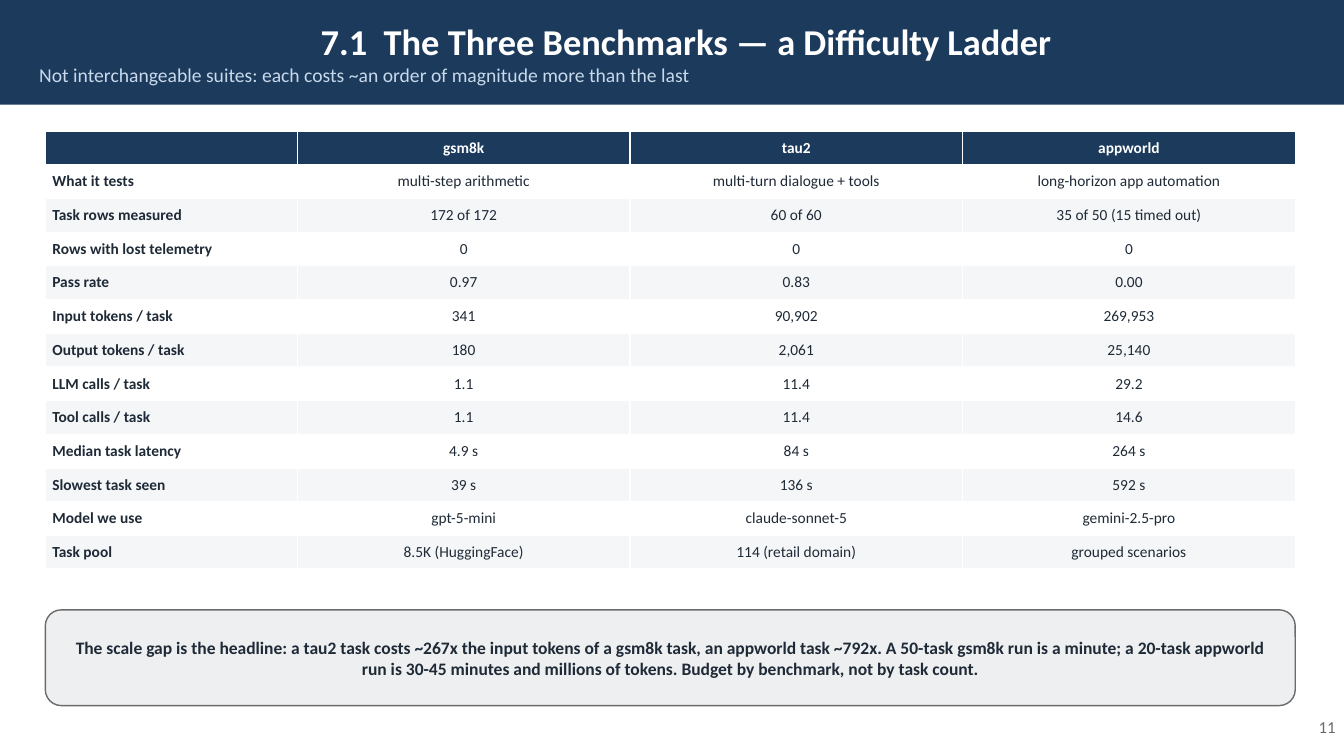
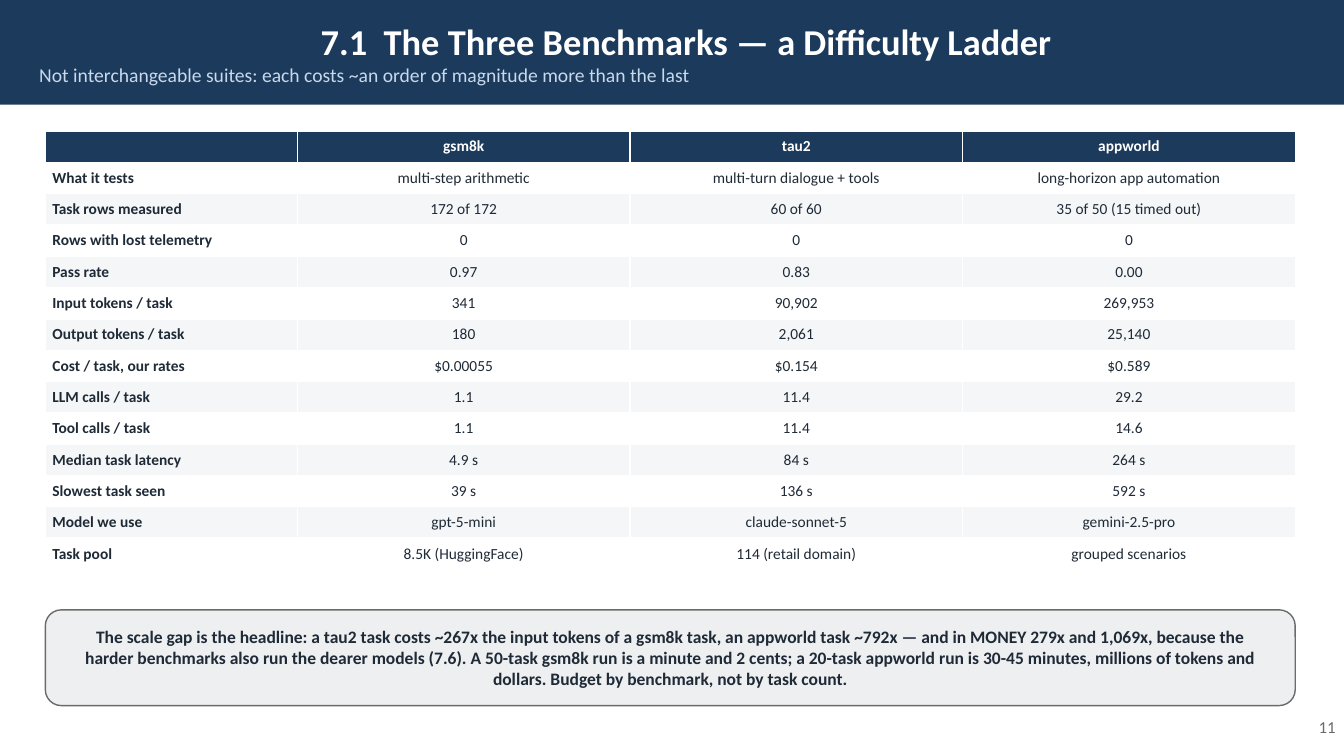
Before and after one commit to rossoctl/autobench, a slide deck: slide 11 of docs/AutoBench.pptx. Drawn at 1344x756 pixels with LibreOffice and Linux fonts; fonts in the diff are those of the drawing. Boxes give left, top, right and bottom in pixels: in the first picture for what was removed or moved away, otherwise in the second. Text is boxed around its words. In the diff, an @@ line names an element or a change of style, - is before the commit and + after.

```diff
--- a/docs/AutoBench.pptx
+++ b/docs/AutoBench.pptx
@@ table at [45, 131, 1296, 570] @@
+row 8: Cost / task, our rates | $0.00055 | $0.154 | $0.589
@@ text in rounded rectangle at [85, 630, 1254, 688]: text changed @@
-The scale gap is the headline: a tau2 task costs ~267x the input tokens of a gsm8k task, an appworld task ~792x. A 50-task gsm8k run is a minute; a 20-task appworld run is 30-45 minutes and millions of tokens. Budget by benchmark, not by task count.
+The scale gap is the headline: a tau2 task costs ~267x the input tokens of a gsm8k task, an appworld task ~792x — and in MONEY 279x and 1,069x, because the harder benchmarks also run the dearer models (7.6). A 50-task gsm8k run is a minute and 2 cents; a 20-task appworld run is 30-45 minutes, millions of tokens and dollars. Budget by benchmark, not by task count.
```
Also in this commit, not shown: 9 other slides changed, 1 slide added, 6 other files.
